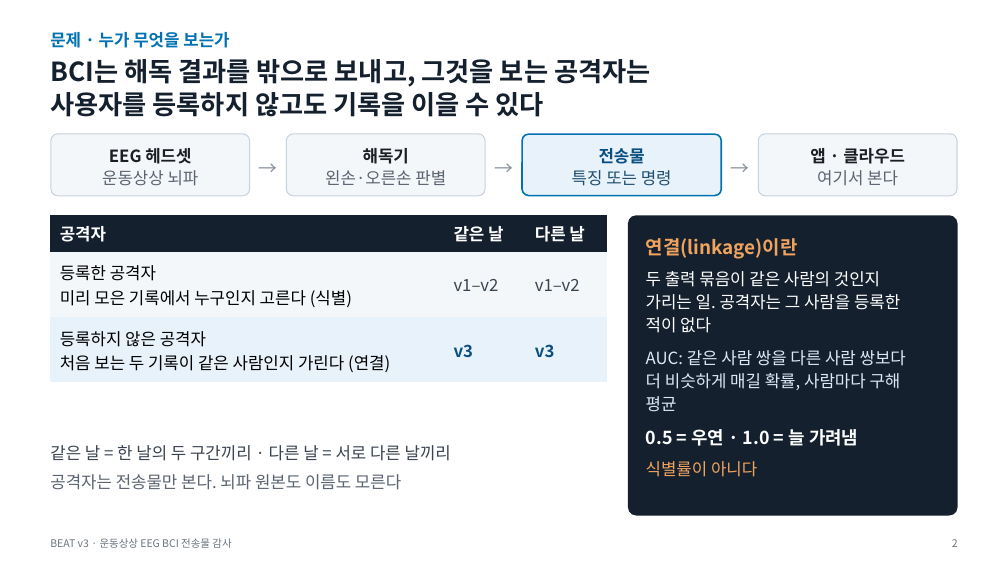
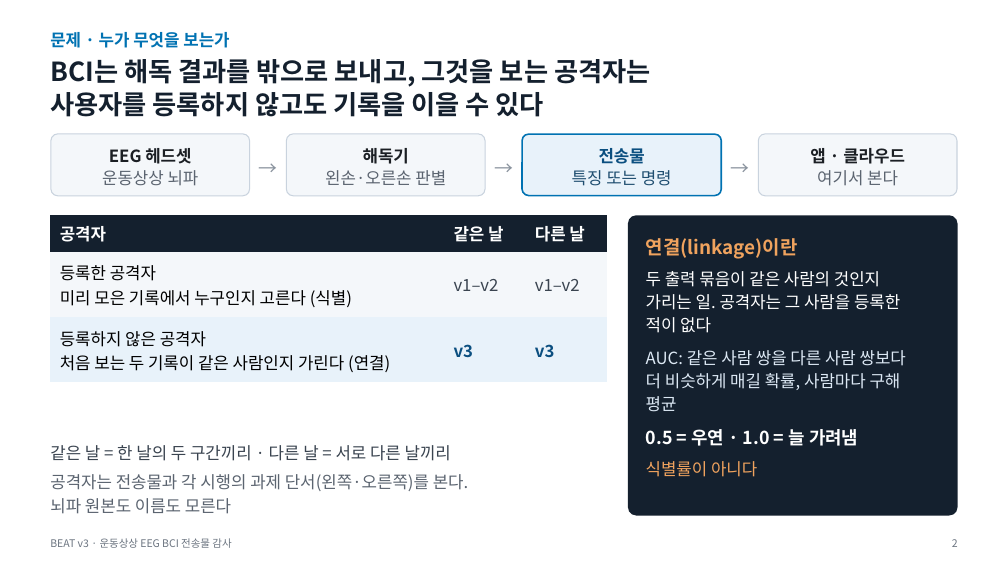
Before and after one commit to gigalove6783-pixel/beat-eeg-privacy, a slide deck: slide 2 of presentation/BEAT_v3_talk.pptx. Drawn at 1008x567 pixels with LibreOffice and Linux fonts; fonts in the diff are those of the drawing. Boxes give left, top, right and bottom in pixels: in the first picture for what was removed or moved away, otherwise in the second. Text is boxed around its words. In the diff, an @@ line names an element or a change of style, - is before the commit and + after.

```diff
--- a/presentation/BEAT_v3_talk.pptx
+++ b/presentation/BEAT_v3_talk.pptx
@@ text at box(50, 474, 469, 514): text changed @@
-공격자는 전송물만 본다. 뇌파 원본도 이름도 모른다
+공격자는 전송물과 각 시행의 과제 단서(왼쪽·오른쪽)를 본다.
+뇌파 원본도 이름도 모른다
```
Also in this commit, not shown: 9 other slides changed, 12 other files.
